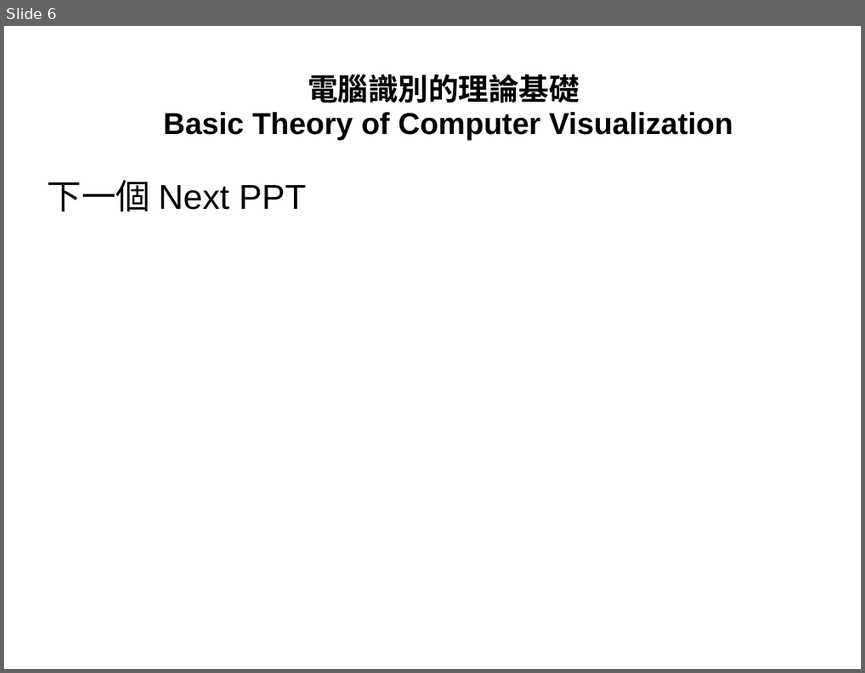
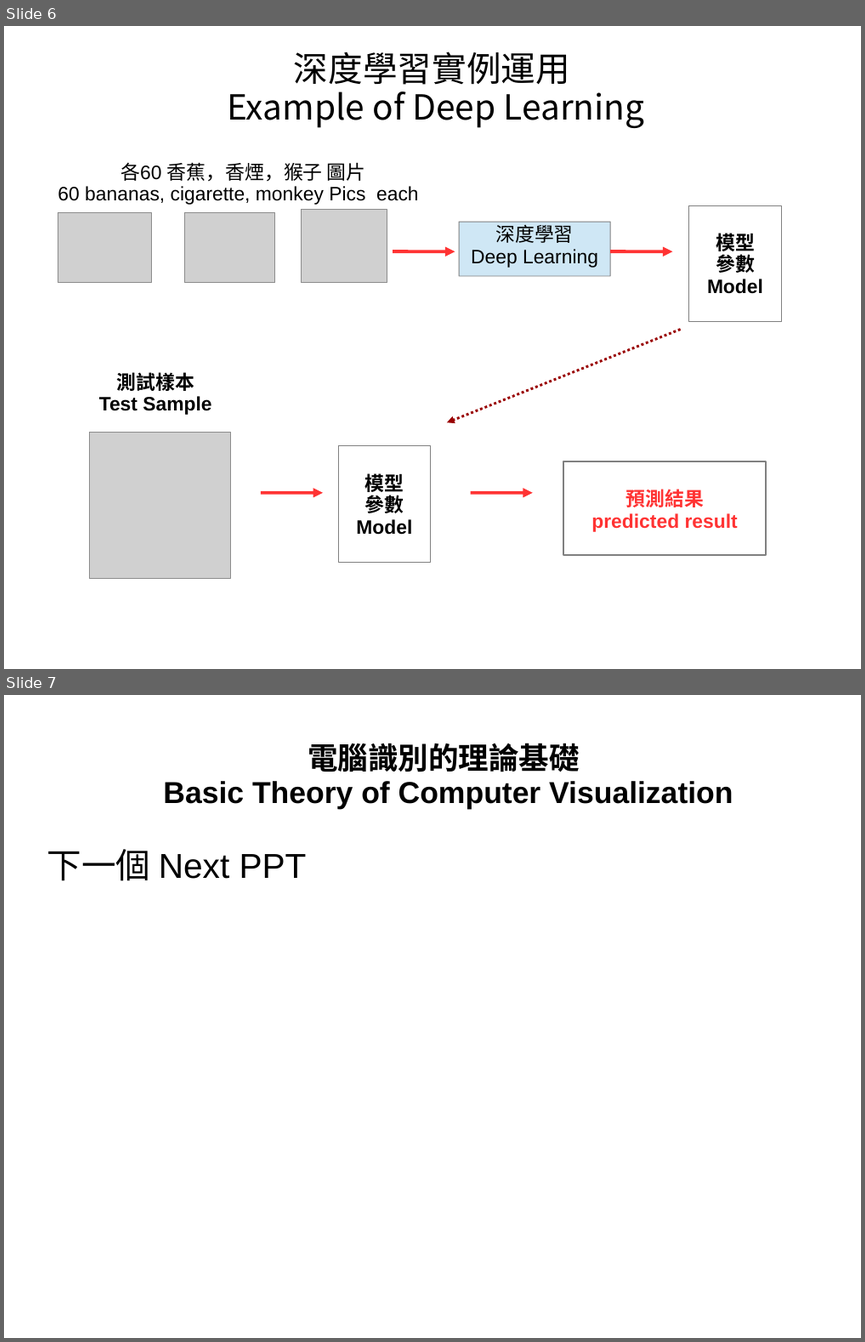
Before and after one commit to kienchen/tungli_ai, a slide deck: AI/視覺識別的解析.ppt. Shown one above the other, each under a label of ours: slide 6 before the commit, slides 6 and 7 after it. The pictures are 865x673 and 865x1342 pixels, drawn with LibreOffice and Linux fonts; fonts in the diff are those of the drawing; grey boxes stand for pictures. Boxes give left, top, right and bottom in pixels: in the first picture for what was removed or moved away, otherwise in the second. Text is boxed around its words. In the diff, an @@ line names an element or a change of style, - is before the commit and + after.

```diff
--- a/AI/視覺識別的解析.ppt
+++ b/AI/視覺識別的解析.ppt
@@ slide 6 added at box(4, 26, 861, 669), background #FFFFFF @@
@@ title added at box(227, 52, 645, 128), 32 pt, text #000000 @@
+深度學習實例運用
+Example of Deep Learning
@@ text added at box(58, 162, 419, 204), 18 pt, text #000000 @@
+各60 香蕉，香煙，猴子 圖片
+60 bananas, cigarette, monkey Pics each
@@ picture added at box(58, 213, 152, 283) @@
@@ picture added at box(184, 213, 274, 283) @@
@@ picture added at box(301, 210, 386, 283) @@
@@ rounded rectangle added at box(459, 222, 610, 277), fill #CFE7F5, outline #808080 0.74 pt @@
@@ text added at box(471, 222, 598, 267), 18 pt, text #000000 @@
+深度學習
+Deep Learning
@@ rectangle added at box(689, 205, 782, 322), outline #808080 0.74 pt, 18 pt, text #000000, bold @@
+模型
+參數
+Model
@@ arrow added from (392, 251) to (455, 251), #FF3333 3 pt @@
@@ arrow added from (610, 251) to (673, 251), #FF3333 3 pt @@
@@ arrow added from (681, 329) to (447, 422), #990000 2.3 pt dashed @@
@@ text added at box(99, 372, 211, 414), 18 pt, text #000000, bold @@
+測試樣本
+Test Sample
@@ picture added at box(90, 431, 230, 578) @@
@@ rectangle added at box(338, 446, 431, 562), outline #808080 0.74 pt, 18 pt, text #000000, bold @@
+模型
+參數
+Model
@@ rectangle added at box(564, 461, 766, 555), outline #808080 1.5 pt, 18 pt, text #FF3333, bold @@
+預測結果
+predicted result
@@ arrow added from (261, 493) to (323, 493), #FF3333 3 pt @@
@@ arrow added from (471, 493) to (533, 493), #FF3333 3 pt @@
@@ what was slide 6 is now slide 7 @@
```
Also in this commit, not shown: 1 slide changed.
